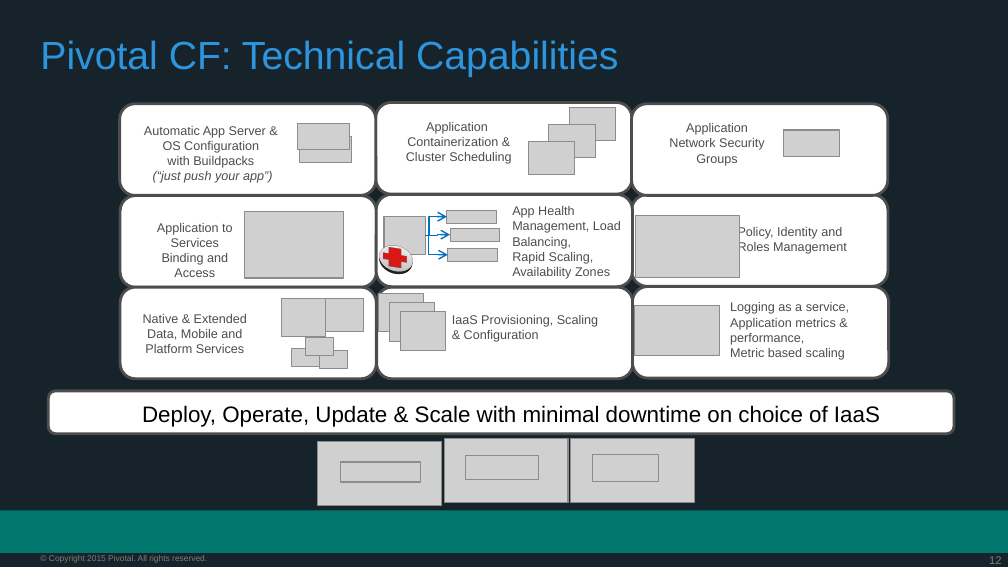
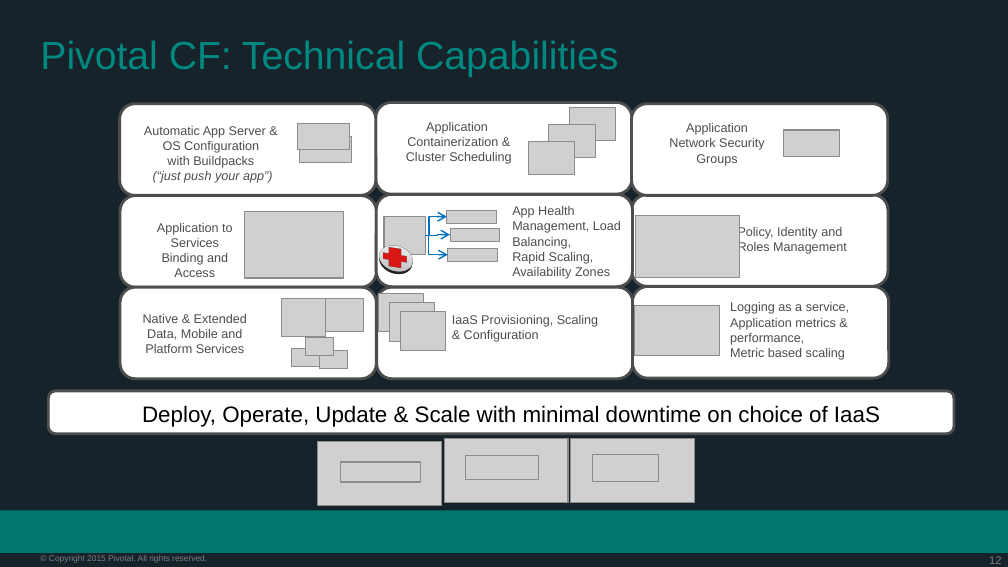
Before and after one commit to phopper-pivotal/NBCU-PCF-Workshop-101, a slide deck: slide 12 of presentations/Session_8_PCF101.pptx. Drawn at 1008x567 pixels with LibreOffice and Linux fonts; fonts in the diff are those of the drawing; grey boxes stand for pictures; background and template pictures are left out. Boxes give left, top, right and bottom in pixels: in the first picture for what was removed or moved away, otherwise in the second. Text is boxed around its words. In the diff, an @@ line names an element or a change of style, - is before the commit and + after.

```diff
--- a/presentations/Session_8_PCF101.pptx
+++ b/presentations/Session_8_PCF101.pptx
@@ title "Pivotal CF: Technical Capabilities" at bbox=[40, 40, 618, 77]: text colour #2C95DD to #008881 @@
```
Also in this commit, not shown: 5 other slides changed, 2 other files.
